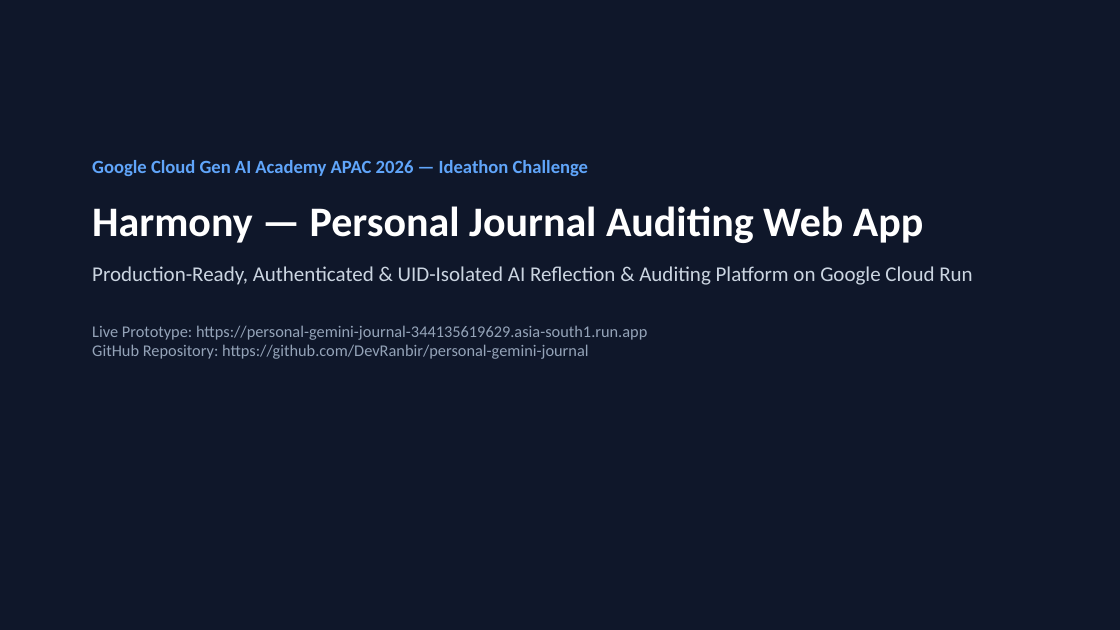
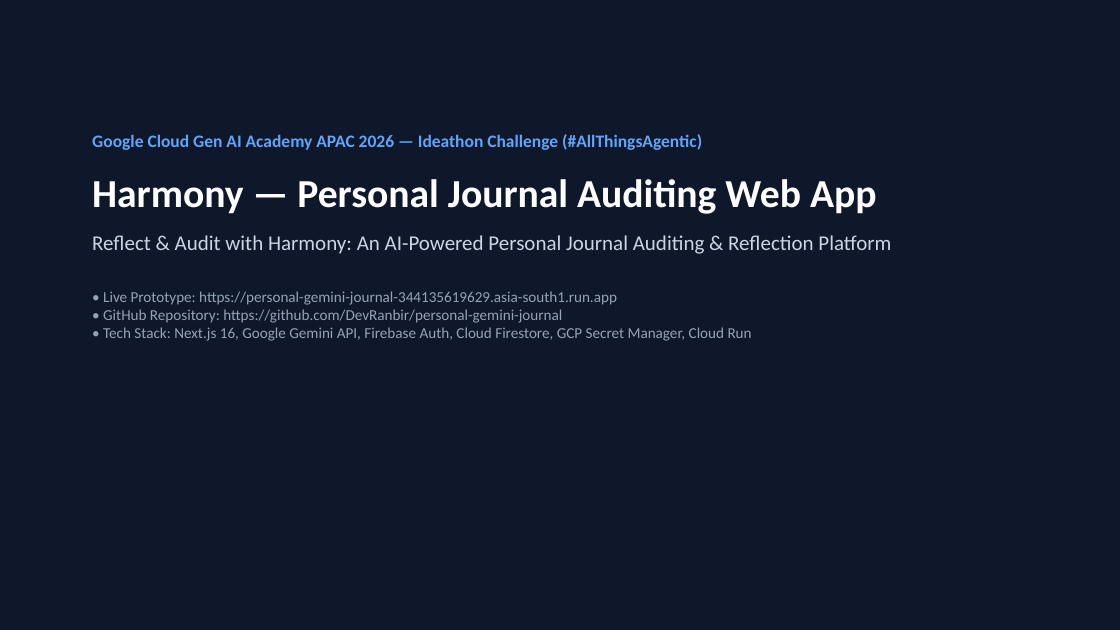
Before and after one commit to DevRanbir/personal-gemini-journal, a slide deck: slide 1 of Harmony_Project_Deck_Architecture.pptx. Drawn at 1120x630 pixels with LibreOffice and Linux fonts; fonts in the diff are those of the drawing. Boxes give left, top, right and bottom in pixels: in the first picture for what was removed or moved away, otherwise in the second. Text is boxed around its words. In the diff, an @@ line names an element or a change of style, - is before the commit and + after.

```diff
--- a/Harmony_Project_Deck_Architecture.pptx
+++ b/Harmony_Project_Deck_Architecture.pptx
@@ text "Google Cloud Gen AI Academy ...": place and size @@
-text "Google Cloud Gen AI Academy ..." at (92,160,972,359)
+text "Google Cloud Gen AI Academy ..." at (92,134,891,341)
@@ text at (92,134,702,150): text changed; size 16 to 15 pt @@
-Google Cloud Gen AI Academy APAC 2026 — Ideathon Challenge
+Google Cloud Gen AI Academy APAC 2026 — Ideathon Challenge (#AllThingsAgentic)
@@ text at (92,179,876,214): size 36 to 34 pt in "Harmony — Personal Journal Auditing Web App"; less space between paragraphs @@
@@ text at (92,235,891,341): text changed; size 14 to 13 pt @@
-Production-Ready, Authenticated & UID-Isolated AI Reflection & Auditing Platform on Google Cloud Run
-Live Prototype: https://personal-gemini-journal-344135619629.asia-south1.run.app
-GitHub Repository: https://github.com/DevRanbir/personal-gemini-journal
+Reflect & Audit with Harmony: An AI-Powered Personal Journal Auditing & Reflection Platform
+• Live Prototype: https://personal-gemini-journal-344135619629.asia-south1.run.app
+• GitHub Repository: https://github.com/DevRanbir/personal-gemini-journal
+• Tech Stack: Next.js 16, Google Gemini API, Firebase Auth, Cloud Firestore, GCP Secret Manager, Cloud Run
```
Also in this commit, not shown: 4 other slides changed, 3 slides added, 2 other files.
